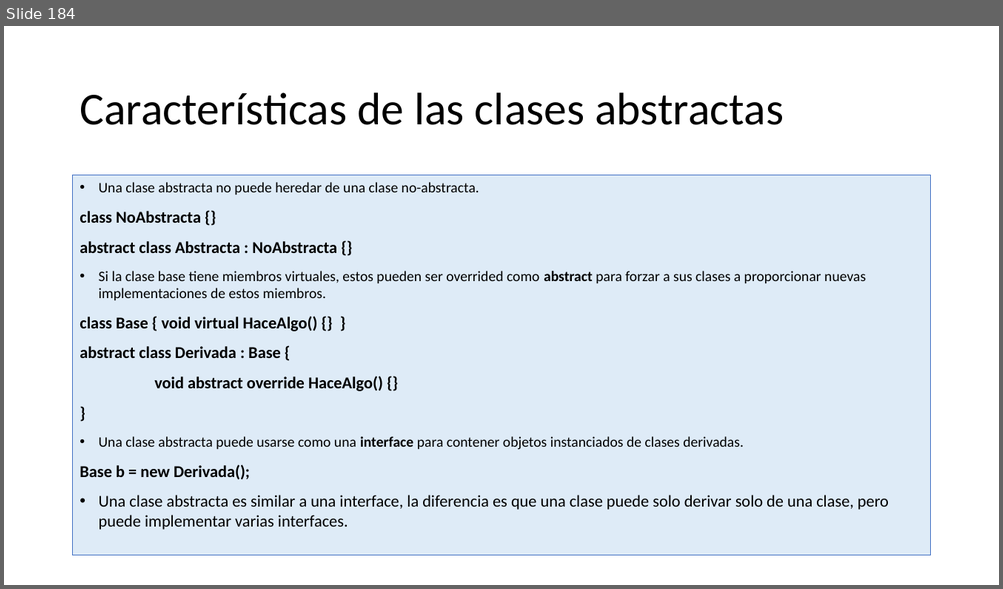
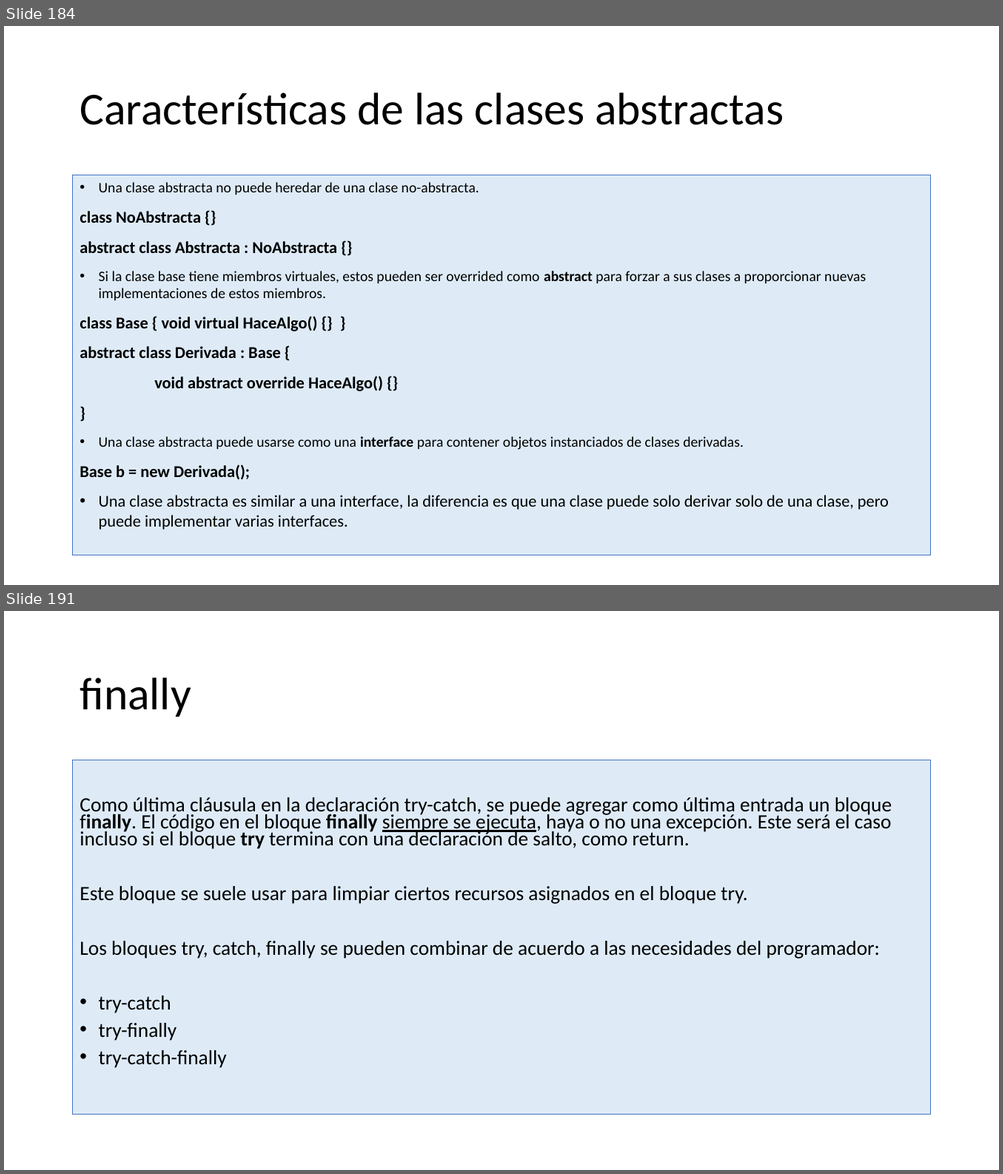
Before and after one commit to AlbertOsinaga/CursoCSharp__8, a slide deck: CSharpQuickReferencia.pptx. Shown one above the other, each under a label of ours: slide 184 before the commit, slides 184 and 191 after it; the slides between them are not shown. The pictures are 1003x589 and 1003x1174 pixels, drawn with LibreOffice and Linux fonts; fonts in the diff are those of the drawing. Boxes give left, top, right and bottom in pixels: in the first picture for what was removed or moved away, otherwise in the second. Text is boxed around its words. In the diff, an @@ line names an element or a change of style, - is before the commit and + after.

```diff
--- a/CSharpQuickReferencia.pptx
+++ b/CSharpQuickReferencia.pptx
@@ slide 191 added at [4, 611, 999, 1170], background #FFFFFF @@
@@ title added at [79, 678, 190, 717], 44 pt, text #000000 @@
+finally
@@ text added at [73, 760, 930, 1116], fill #DEEBF7, outline #4472C4 0.75 pt, 19.6 pt, text #000000 @@
+Como última cláusula en la declaración try-catch, se puede agregar como última entrada un bloque finally. El código en el bloque finally siempre se ejecuta, haya o no una excepción. Este será el caso incluso si el bloque try termina con una declaración de salto, como return.
+Este bloque se suele usar para limpiar ciertos recursos asignados en el bloque try.
+Los bloques try, catch, finally se pueden combinar de acuerdo a las necesidades del programador:
+• try-catch
+• try-finally
+• try-catch-finally
```
Also in this commit, not shown: 1 slide changed, 14 other slides added, 23 other files.
